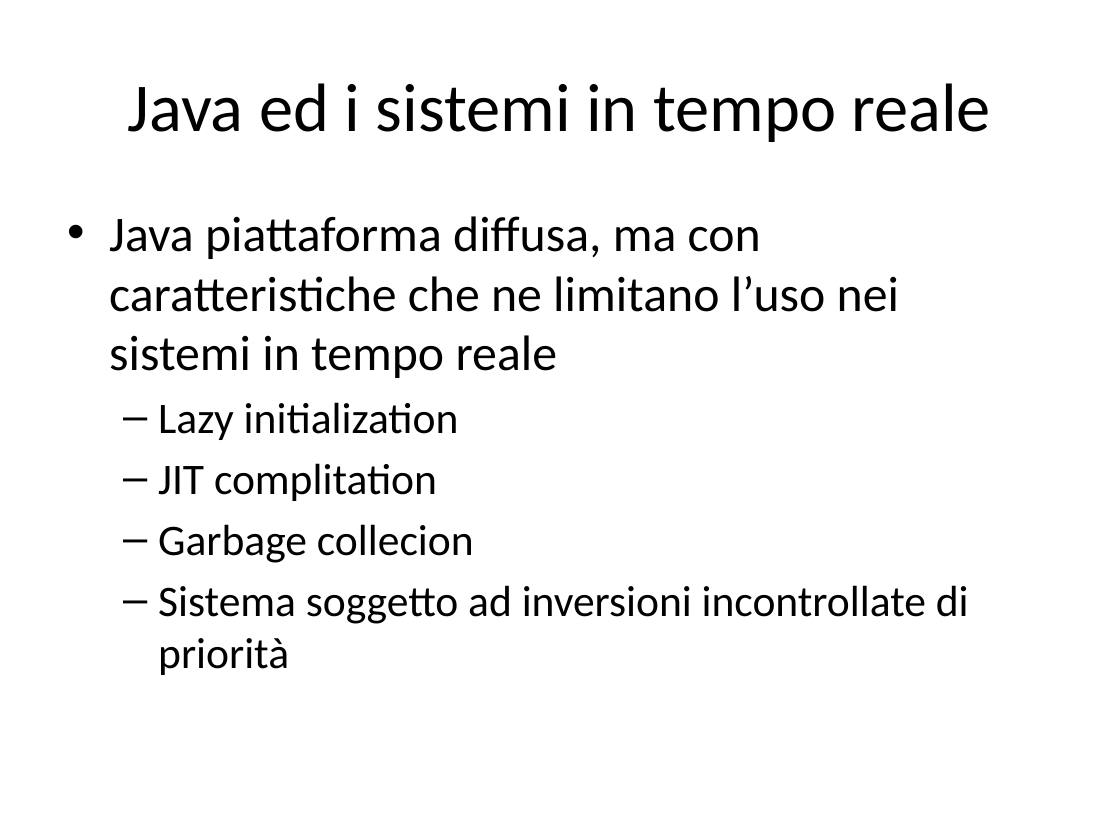
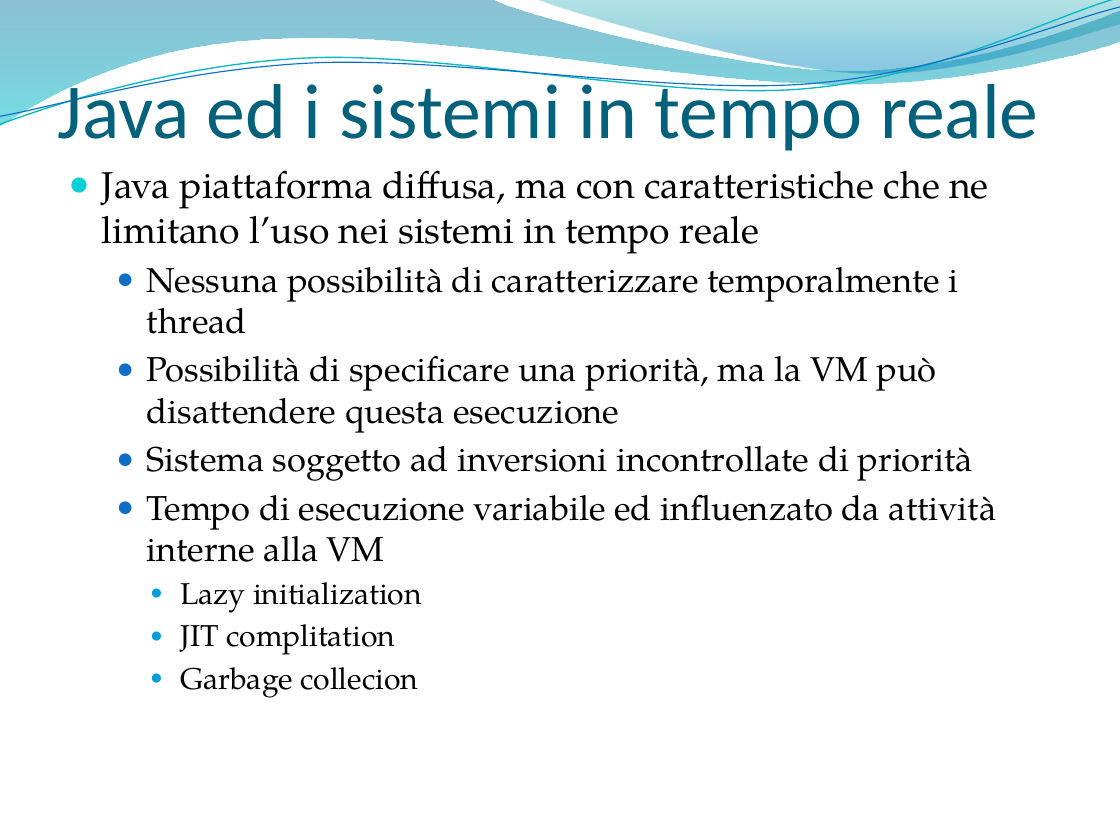
Before and after one commit to marconanni/provejavarealtime, a slide deck: slide 4 of SolarisNetBeansProjects/parti tesi/bozza presentazione.pptx. Drawn at 1120x840 pixels with LibreOffice and Linux fonts; fonts in the diff are those of the drawing; background and template pictures are left out. Boxes give left, top, right and bottom in pixels: in the first picture for what was removed or moved away, otherwise in the second. Text is boxed around its words. In the diff, an @@ line names an element or a change of style, - is before the commit and + after.

Commit message:
Iniziato a sistemare la presentazione

```diff
--- a/SolarisNetBeansProjects/parti tesi/bozza presentazione.pptx
+++ b/SolarisNetBeansProjects/parti tesi/bozza presentazione.pptx
@@ freeform shape added at (x1=0, y1=0, x2=1120, y2=127), fill gradient #0074A1 to #00C6CF @@
@@ freeform shape added at (x1=0, y1=0, x2=1120, y2=131), outline #0AB8BF 0.85 pt @@
@@ freeform shape added at (x1=0, y1=7, x2=1120, y2=125), outline #0F6FC6 0.75 pt @@
@@ title "Java ed i sistemi in ..." moved from (x1=128, y1=83, x2=991, y2=142) to (x1=57, y1=74, x2=1039, y2=151) @@
@@ title "Java ed i sistemi in ..." at (x1=57, y1=74, x2=1039, y2=151): size 44 to 50 pt, text colour #000000 to #04617B; alignment centre to left; vertical alignment middle to bottom @@
@@ freeform shape added at (x1=536, y1=0, x2=1120, y2=77), fill gradient #00A1A9 to #008BBF @@
@@ text "Java piattaforma diffusa, ma con ..." moved from (x1=109, y1=216, x2=969, y2=675) to (x1=102, y1=170, x2=997, y2=698) @@
@@ text at (x1=102, y1=170, x2=989, y2=698): size 32 to 24.1 pt in "Java piattaforma diffusa, ma con caratteristiche che ..."; font Calibri to TeX Gyre Pagella in "Java piattaforma diffusa, ma con caratteristiche che ...", "Lazy initialization", "JIT complitation", "Garbage collecion"; size 28 to 19.4 pt in "Lazy initialization", "JIT complitation", "Garbage collecion"; bullet • to ●; less space between paragraphs; bullet – to ●; list level 2 to 3 in "Lazy initialization"; list level 2 to 3 in "JIT complitation"; list level 2 to 3 in "Garbage collecion" @@
@@ text at (x1=147, y1=267, x2=997, y2=562): paragraphs added @@
+  ● Nessuna possibilità di caratterizzare temporalmente i thread
+  ● Possibilità di specificare una priorità, ma la VM può disattendere questa esecuzione
+  ● Sistema soggetto ad inversioni incontrollate di priorità
+  ● Tempo di esecuzione variabile ed influenzato da attività interne alla VM
@@ text at (x1=158, y1=585, x2=969, y2=675): paragraph removed @@
-  – Sistema soggetto ad inversioni incontrollate di priorità
```
Also in this commit, not shown: 21 other slides changed, 1 slide added, 4 slides removed.
